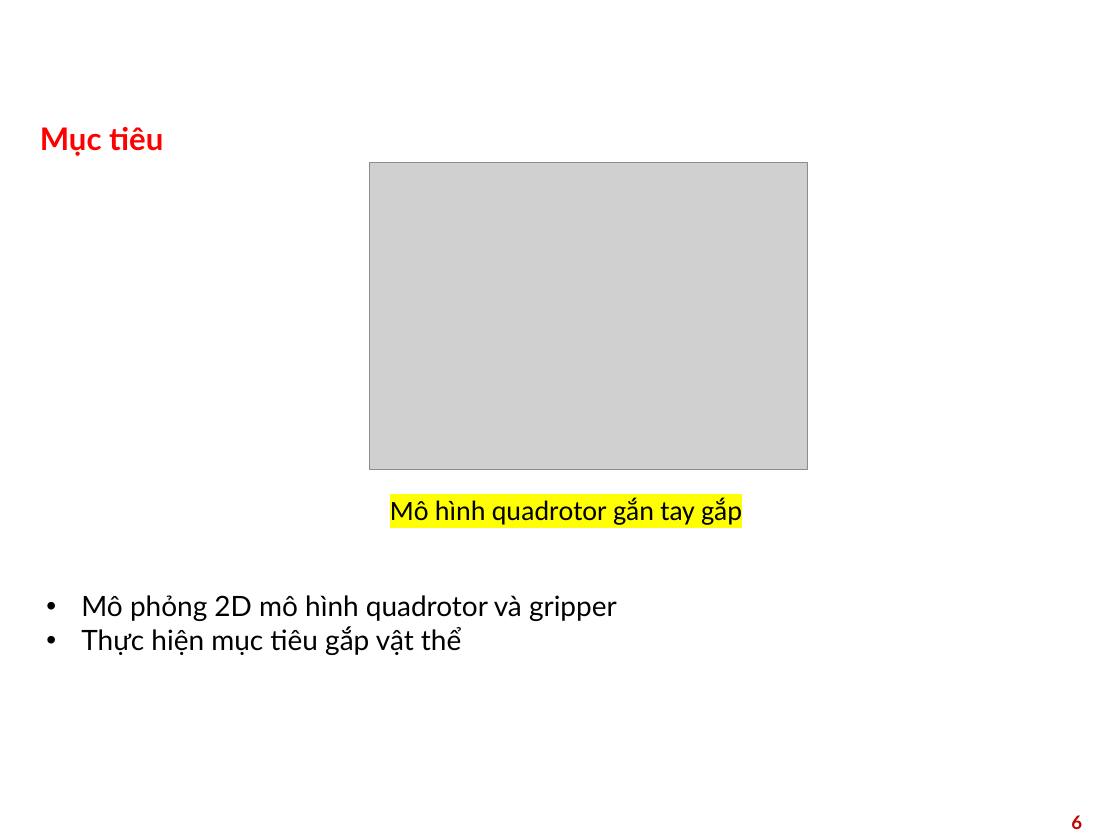
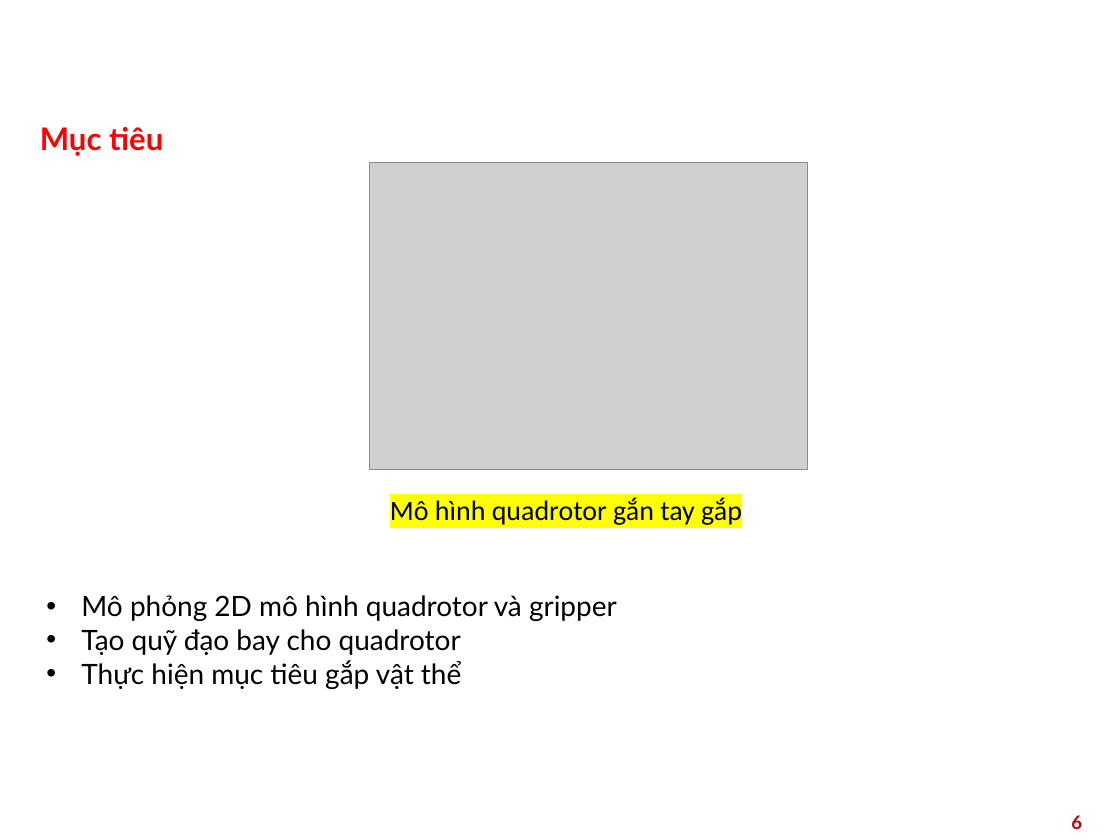
Before and after one commit to huynq03/doan_2025.1, a slide deck: slide 6 of Quadrotor-Control-System/slide/demo.pptx. Drawn at 1120x840 pixels with LibreOffice and Linux fonts; fonts in the diff are those of the drawing; grey boxes stand for pictures; background and template pictures are left out. Boxes give left, top, right and bottom in pixels: in the first picture for what was removed or moved away, otherwise in the second. Text is boxed around its words. In the diff, an @@ line names an element or a change of style, - is before the commit and + after.

```diff
--- a/Quadrotor-Control-System/slide/demo.pptx
+++ b/Quadrotor-Control-System/slide/demo.pptx
@@ text at (81, 629, 461, 655): paragraph added @@
+• Tạo quỹ đạo bay cho quadrotor
```
Also in this commit, not shown: 10 other slides changed, 7 slides added, 55 other files.
